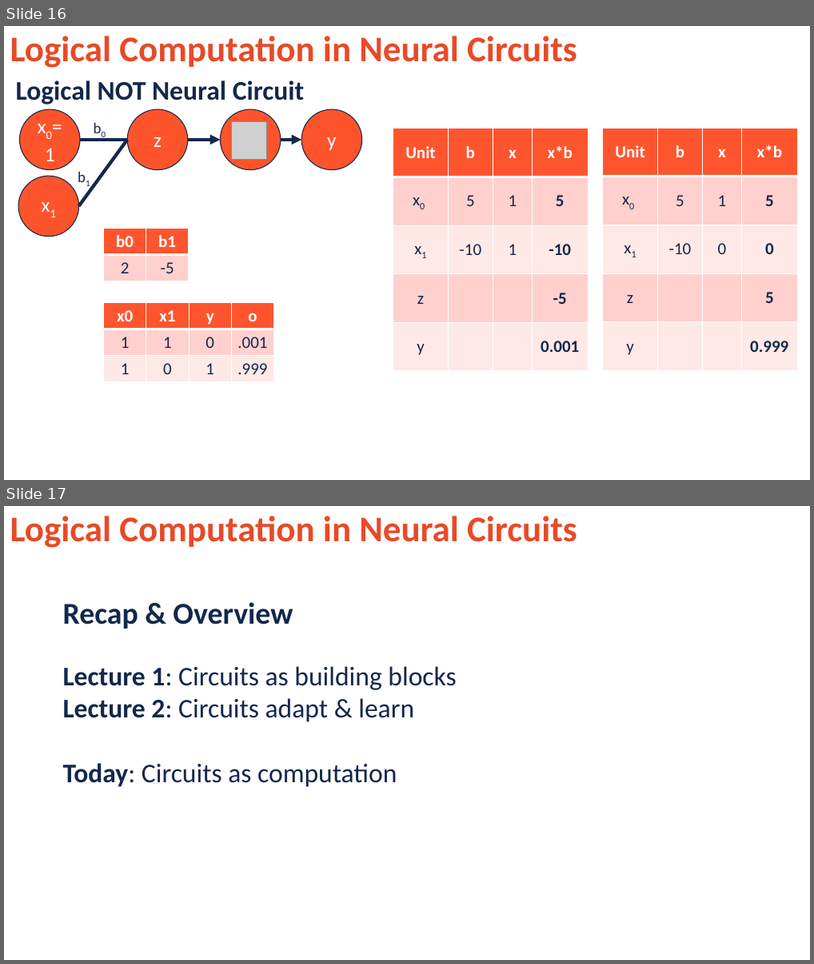
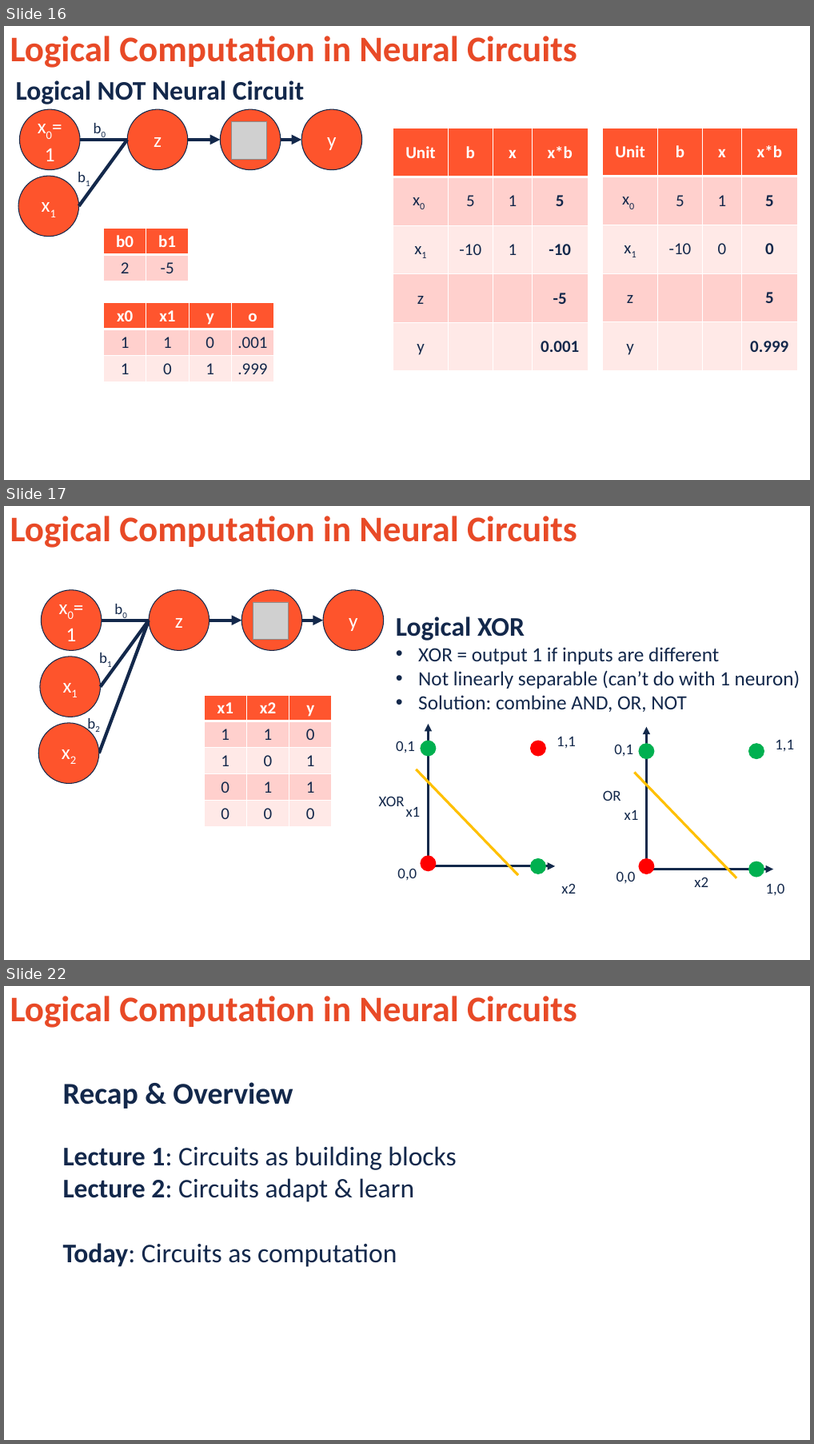
Before and after one commit to jonwillits/intro_to_bcs, a slide deck: neural_circuits_affect_and_valence/neural_circuits_lecture_3.pptx. Shown one above the other, each under a label of ours: slides 16 and 17 before the commit, slides 16, 17 and 22 after it; the slides between them are not shown. The pictures are 814x964 and 814x1444 pixels, drawn with LibreOffice and Linux fonts; fonts in the diff are those of the drawing; grey boxes stand for pictures; background and template pictures are left out. Boxes give left, top, right and bottom in pixels: in the first picture for what was removed or moved away, otherwise in the second. Text is boxed around its words. In the diff, an @@ line names an element or a change of style, - is before the commit and + after.

```diff
--- a/neural_circuits_affect_and_valence/neural_circuits_lecture_3.pptx
+++ b/neural_circuits_affect_and_valence/neural_circuits_lecture_3.pptx
@@ slide 17 added at <box>4,506,810,960</box>, background picture (left out) @@
@@ text added at <box>10,516,578,548</box>, 42.9 pt, text #E84A27, bold @@
+Logical Computation in Neural Circuits
@@ text added at <box>396,616,801,712</box>, 24 pt, text #13284B @@
+Logical XOR
+• XOR = output 1 if inputs are different
+• Not linearly separable (can’t do with 1 neuron)
+• Solution: combine AND, OR, NOT
@@ table added at <box>204,695,331,826</box>, 5 rows, 3 columns @@
+x1 | x2 | y
+1 | 1 | 0
+1 | 0 | 1
+0 | 1 | 1
+0 | 0 | 0
@@ group added at <box>38,590,384,783</box>: 6 ellipses, 3 lines, 3 texts, 2 arrows, 1 picture @@
+z
+x1
+x0=1
+x2
+y
+b0
+b1
+b2
@@ text added at <box>396,740,415,753</box>, 18 pt, text #13284B @@
+0,1
@@ ellipse added at <box>421,740,436,756</box>, fill #00B050, outline #00B050 1 pt @@
@@ arrow added from (429, 866) to (429, 724), #13294B 3 pt @@
@@ ellipse added at <box>531,740,546,756</box>, fill #FF0000, outline #FF0000 1 pt @@
@@ text added at <box>557,736,576,748</box>, 18 pt, text #13284B @@
+1,1
@@ text added at <box>614,744,634,756</box>, 18 pt, text #13284B @@
+0,1
@@ ellipse added at <box>639,743,654,758</box>, fill #00B050, outline #00B050 1 pt @@
@@ arrow added from (647, 869) to (647, 727), #13294B 3 pt @@
@@ ellipse added at <box>750,743,765,758</box>, fill #00B050, outline #00B050 1 pt @@
@@ text added at <box>775,740,794,752</box>, 18 pt, text #13284B @@
+1,1
@@ line added from (519, 875) to (417, 769), #FFC000 3 pt @@
@@ text added at <box>603,790,622,800</box>, 18 pt, text #13284B @@
+OR
@@ line added from (738, 878) to (635, 772), #FFC000 3 pt @@
@@ text added at <box>379,796,405,806</box>, 18 pt, text #13284B @@
+XOR
@@ text added at <box>406,807,421,816</box>, 18 pt, text #13284B @@
+x1
@@ text added at <box>625,809,639,820</box>, 18 pt, text #13284B @@
+x1
@@ ellipse added at <box>421,856,436,871</box>, fill #FF0000, outline #FF0000 1 pt @@
@@ ellipse added at <box>531,859,546,874</box>, fill #00B050, outline #00B050 1 pt @@
@@ ellipse added at <box>639,859,654,874</box>, fill #FF0000, outline #FF0000 1 pt @@
@@ ellipse added at <box>750,861,765,876</box>, fill #00B050, outline #00B050 1 pt @@
@@ text added at <box>398,868,417,880</box>, 18 pt, text #13284B @@
+0,0
@@ arrow added from (429, 866) to (555, 866), #13294B 3 pt @@
@@ text added at <box>562,883,576,893</box>, 18 pt, text #13284B @@
+x2
@@ text added at <box>617,871,636,883</box>, 18 pt, text #13284B @@
+0,0
@@ arrow added from (647, 869) to (774, 869), #13294B 3 pt @@
@@ text added at <box>694,876,709,887</box>, 18 pt, text #13284B @@
+x2
@@ text added at <box>766,883,786,895</box>, 18 pt, text #13284B @@
+1,0
@@ what was slide 17 is now slide 22 @@
```
Also in this commit, not shown: 4 other slides added, 5 other files.
